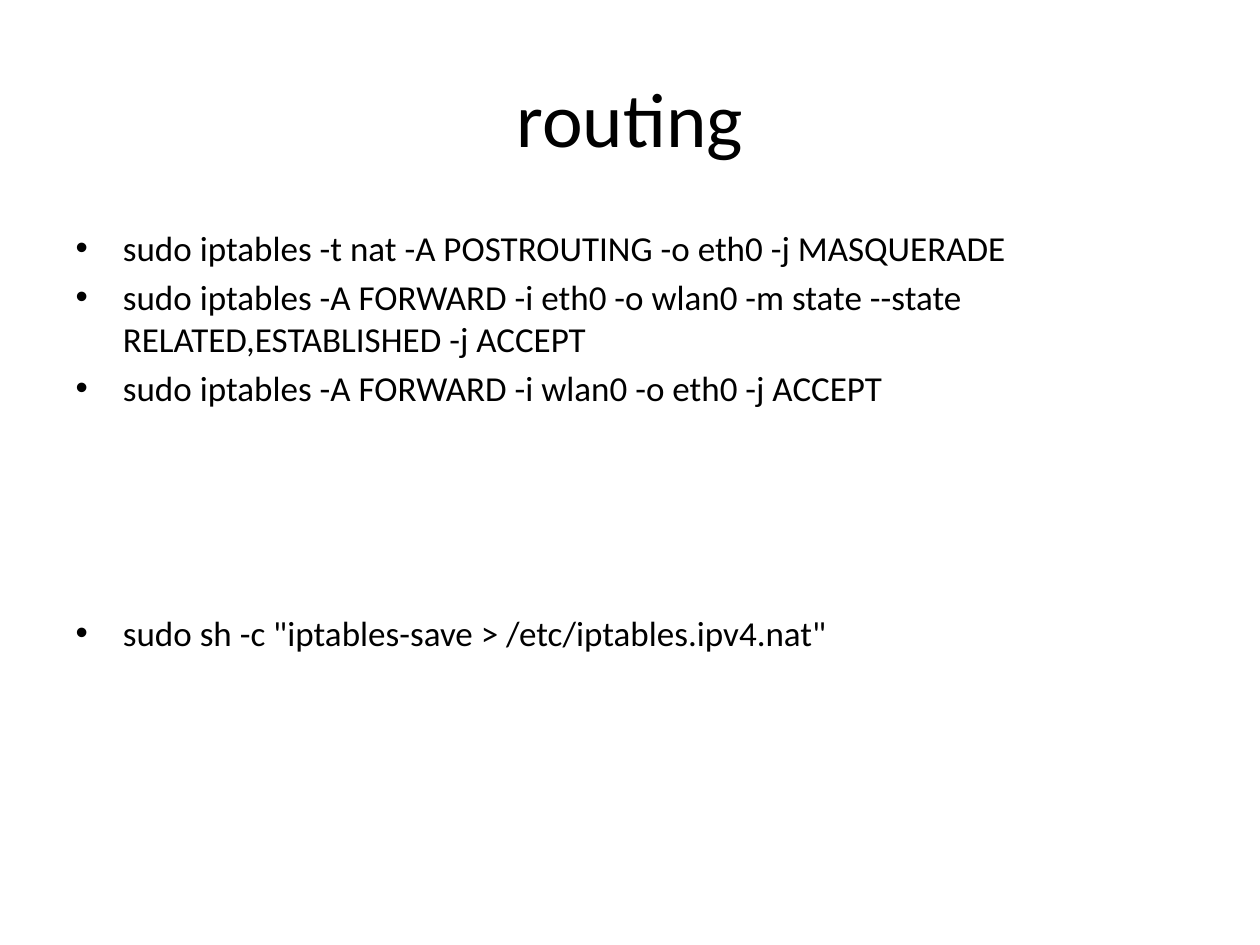
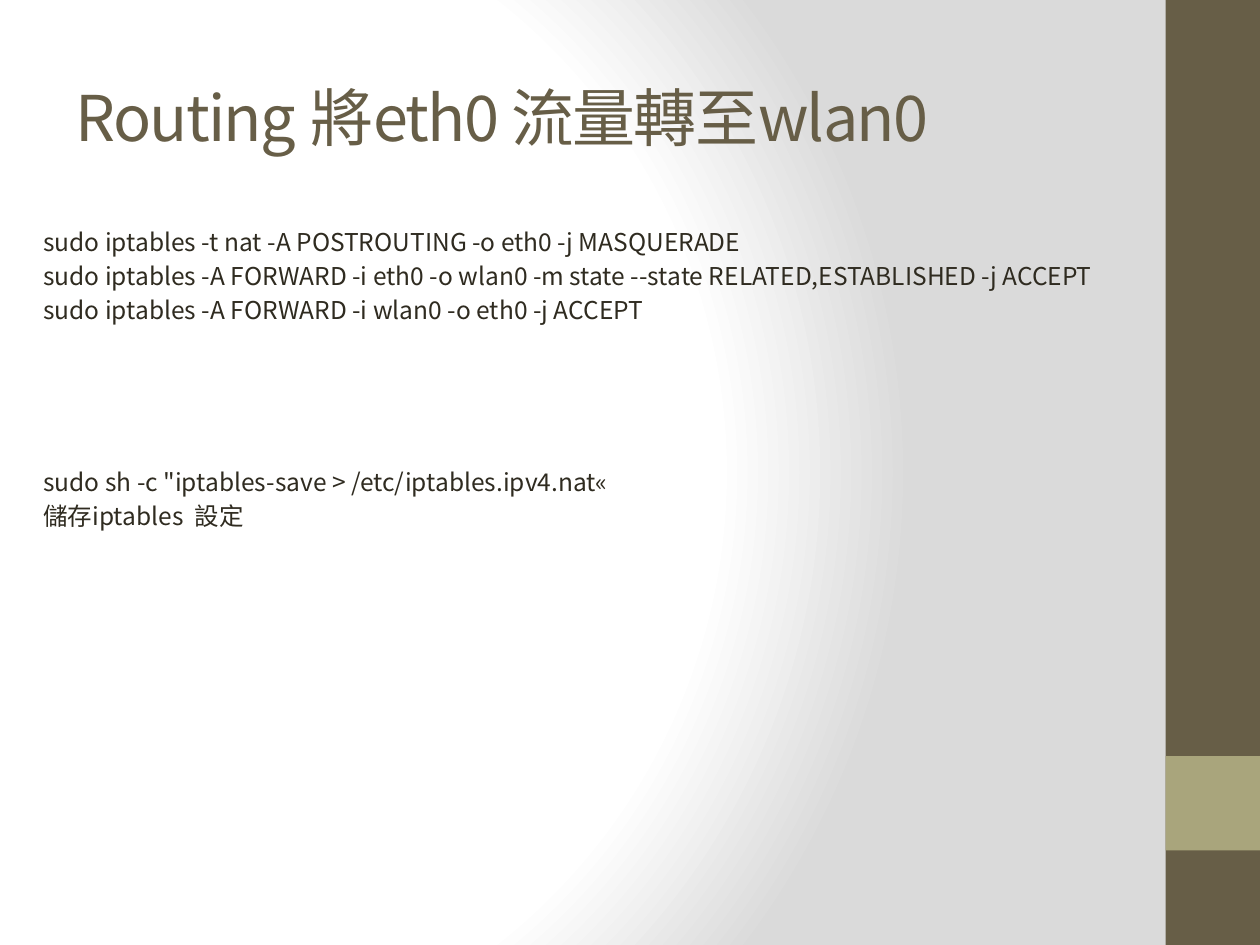
Before and after one commit to krnick/AP_MODE, a slide deck: slide 10 of 設定wifi ap_repeater.pptx. Drawn at 1260x945 pixels with LibreOffice and Linux fonts; fonts in the diff are those of the drawing. Boxes give left, top, right and bottom in pixels: in the first picture for what was removed or moved away, otherwise in the second. Text is boxed around its words. In the diff, an @@ line names an element or a change of style, - is before the commit and + after.

```diff
--- a/設定wifi ap_repeater.pptx
+++ b/設定wifi ap_repeater.pptx
@@ background #FFFFFF to gradient #FFFFFF to #DADADA @@
@@ rectangle added at (1166,0,1260,945), fill #675E47 @@
@@ title at (76,88,928,157): text changed; size 44 to 36 pt; font Calibri to Noto Sans CJK SC; text colour #000000 to #675E47 @@
-routing
+Routing 將eth0 流量轉至wlan0
@@ text "sudo iptables -t nat -A ...": place and size @@
-text "sudo iptables -t nat -A ..." at (123,236,1005,652)
+text "sudo iptables -t nat -A ..." at (43,231,1091,531)
@@ text at (43,231,1091,325): size 20 to 14 pt, font Calibri to Noto Sans CJK SC, text colour #000000 to #2F2B20 in "sudo iptables -t nat -A POSTROUTING -o ...", "sudo iptables -A FORWARD -i eth0 -o ...", "sudo iptables -A FORWARD -i wlan0 -o ..."; bullet • to none; less space between paragraphs @@
@@ text at (43,471,607,531): text changed; size 20 to 14 pt; font Calibri to Noto Sans CJK SC; text colour #000000 to #2F2B20 @@
-• sudo sh -c "iptables-save > /etc/iptables.ipv4.nat"
+sudo sh -c "iptables-save > /etc/iptables.ipv4.nat«
+儲存iptables 設定
@@ rectangle added at (1166,756,1260,850), fill #A9A57C @@
```
Also in this commit, not shown: 17 other slides changed.
